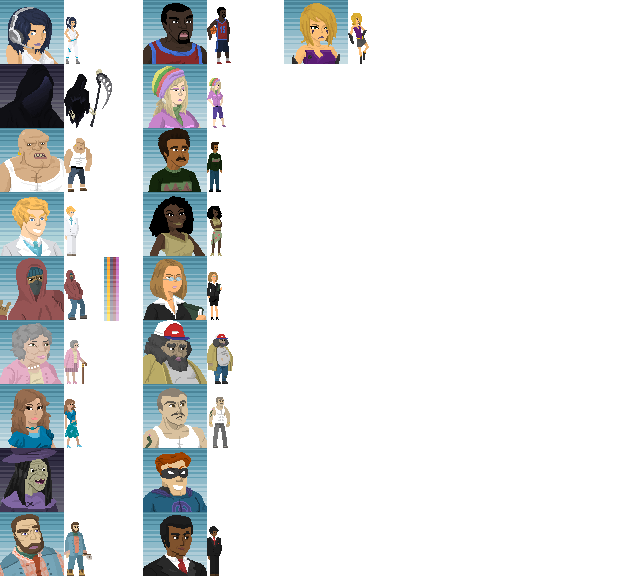
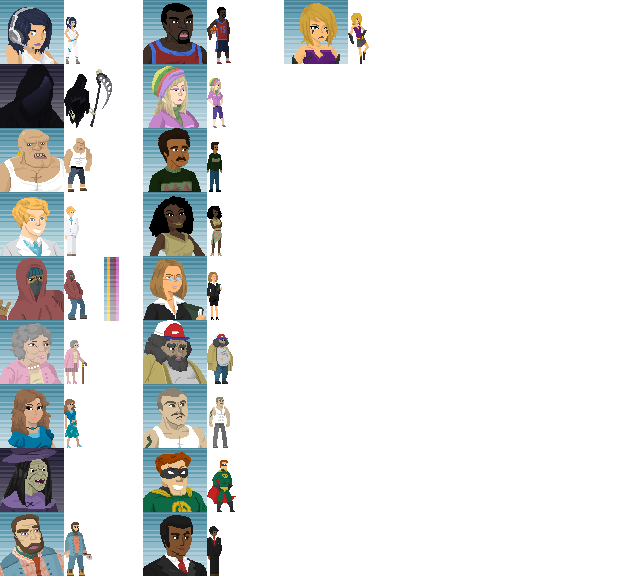
Layered file, before and after one edit (622×576). Changes by layer:
painted on "Layer 0" over [143, 460, 236, 512]
added layer "Layer 2" over [143, 460, 236, 512]
